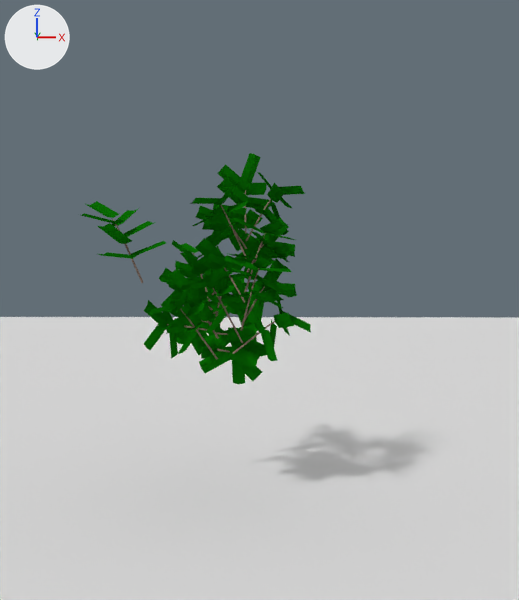
A saved change to the Blender file props/Plants.blend.
One viewpoint serves both versions: a 50 mm lens placed at (-0.041, -2.167, 0.854), pointed at (-0.081, 0.172, 0.746). Lighting does not change. The marker at upper left points along +X, +Y and +Z.

The first picture shows 'Bush1 Leaves0.001', 'Plane'.
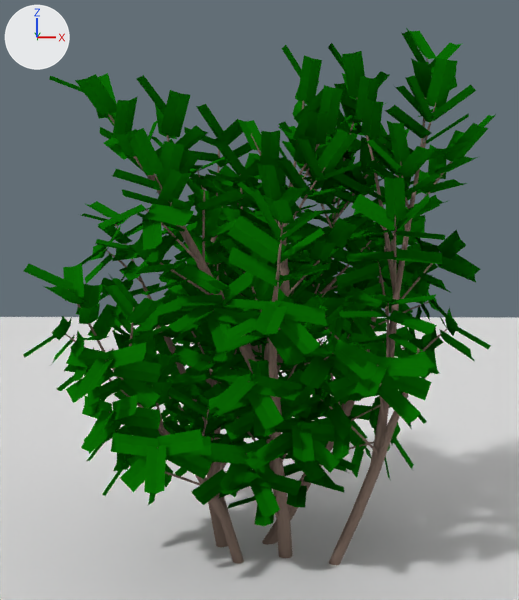
Where the change shows, as pixel boxes (x1, y1, x2, y2) in the pictures (519 x 600 px):
'Bush1 Leaves1', shown: after (49, 45, 395, 526)
'Bush1 Leaves2', shown: after (282, 28, 496, 459)
'Bush1 Leaves0', shown: after (23, 221, 278, 505)
'Bush1 Leaves0.001', deleted: before (78, 153, 311, 384)
'Bush1 Leaves5', added: after (78, 104, 426, 434)
'Bush1 Leaves4', added: after (253, 150, 447, 481)
'Bush1 Branches2', shown (brown): after (329, 142, 424, 565)
'Bush1 Branches1', shown (brown): after (133, 156, 296, 558)
'Bush1 Branches0', shown (brown): after (114, 367, 244, 563)
'Bush1 Branches5', shown (brown): after (141, 193, 346, 547)
'Bush1 Branches4', shown (brown): after (262, 240, 393, 545)

Patch to the scene script:
```diff
--- a/props/Plants.blend.py
+++ b/props/Plants.blend.py
@@ me_plane_010_1 @@
+me_plane_010_1.from_pydata(...)  # 5004 vertices, 2847 faces; spans x -0.65..0.44, y -0.21..1.07, z 0.238..1.364
+# faces by material slot: [808, 2039]
+me_plane_010_1.materials.append(mat_bush1_leaves)  # its picture is missing
+me_plane_010_1.materials.append(mat_branch)  # brown #816f64
@@ me_plane_011 @@
+me_plane_011.from_pydata(...)  # 2520 vertices, 1456 faces; spans x -0.15..0.585, y -0.047..0.62, z 0.197..1.199
+# faces by material slot: [392, 1064]
+me_plane_011.materials.append(mat_bush1_leaves)  # its picture is missing
+me_plane_011.materials.append(mat_branch)  # brown #816f64
@@ ob_bush1_leaves0_001 @@
-ob_bush1_leaves0_001 = bpy.data.objects.new('Bush1 Leaves0.001', me_plane_010)
-ob_bush1_leaves0_001.location = (0.0, 0.0, 0.0)
@@ ob_bush1_leaves0 @@
 ob_bush1_leaves0.location = (0.0, 0.0, 0.0)
-ob_bush1_leaves0.hide_viewport = True
@@ ob_bush1_branches0 @@
 ob_bush1_branches0.location = (0.0, 0.0, 0.0)
-ob_bush1_branches0.hide_viewport = True
@@ ob_bush1_branches4 @@
 ob_bush1_branches4.location = (0.0, 0.0, 0.0)
-ob_bush1_branches4.hide_viewport = True
@@ ob_bush1_branches2 @@
 ob_bush1_branches2.location = (0.0, 0.0, 0.0)
-ob_bush1_branches2.hide_viewport = True
@@ ob_bush1_leaves1 @@
 ob_bush1_leaves1.location = (0.0, 0.0, 0.0)
-ob_bush1_leaves1.hide_viewport = True
@@ ob_bush1_branches1 @@
 ob_bush1_branches1.location = (0.0, 0.0, 0.0)
-ob_bush1_branches1.hide_viewport = True
@@ ob_bush1_branches5 @@
 ob_bush1_branches5.location = (0.0, 0.0, 0.0)
-ob_bush1_branches5.hide_render = True
@@ ob_bush1_leaves2 @@
 ob_bush1_leaves2.location = (0.0, 0.0, 0.0)
-ob_bush1_leaves2.hide_viewport = True
@@ ob_bush1_leaves5 @@
+ob_bush1_leaves5 = bpy.data.objects.new('Bush1 Leaves5', me_plane_010_1)
+ob_bush1_leaves5.location = (0.0, 0.0, 0.0)
@@ ob_bush1_leaves4 @@
+ob_bush1_leaves4 = bpy.data.objects.new('Bush1 Leaves4', me_plane_011)
+ob_bush1_leaves4.location = (0.0, 0.0, 0.0)
```
